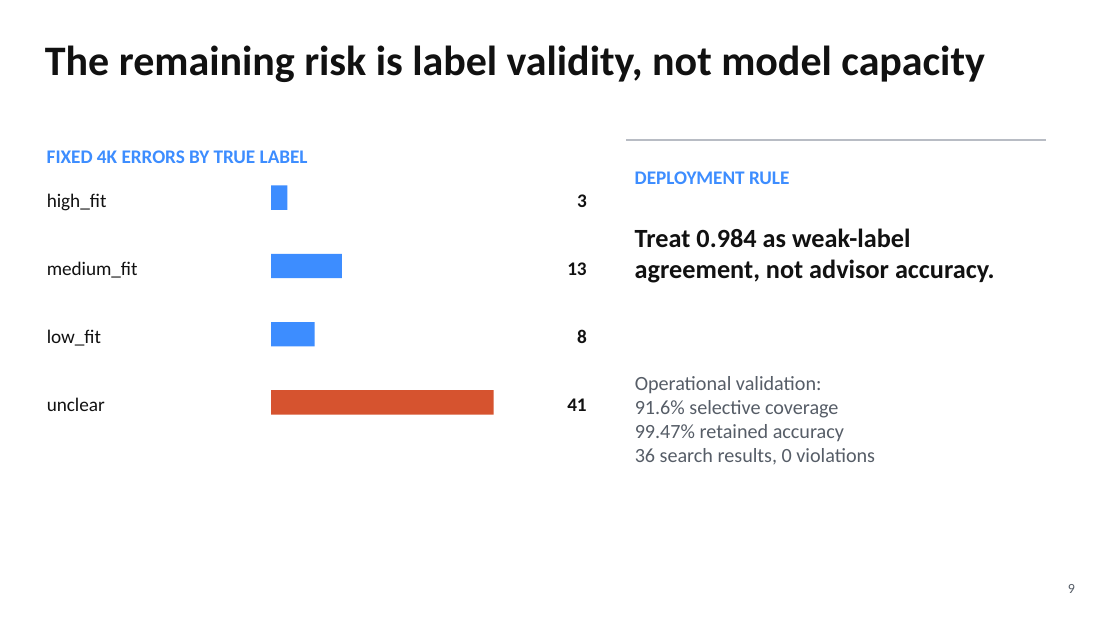
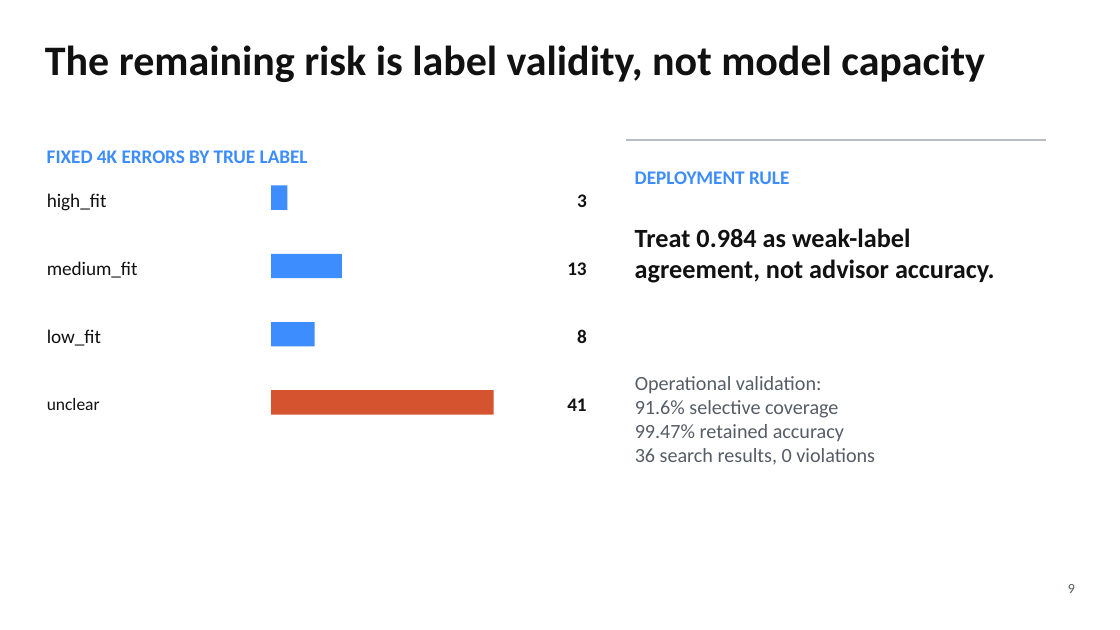
Before and after one commit to Kongbai815/job-matching-nlp, a slide deck: slide 9 of slides/MSBA_Job_Matching_Final_Deck.pptx. Drawn at 1120x630 pixels with LibreOffice and Linux fonts; fonts in the diff are those of the drawing. Boxes give left, top, right and bottom in pixels: in the first picture for what was removed or moved away, otherwise in the second. Text is boxed around its words. In the diff, an @@ line names an element or a change of style, - is before the commit and + after.

```diff
--- a/slides/MSBA_Job_Matching_Final_Deck.pptx
+++ b/slides/MSBA_Job_Matching_Final_Deck.pptx
@@ text "unclear" at (x1=47, y1=398, x2=100, y2=410): size 16.5 to 15 pt @@
```
Also in this commit, not shown: 1 other slide changed, 3 slides added, 3 slides removed, 2 other files.
